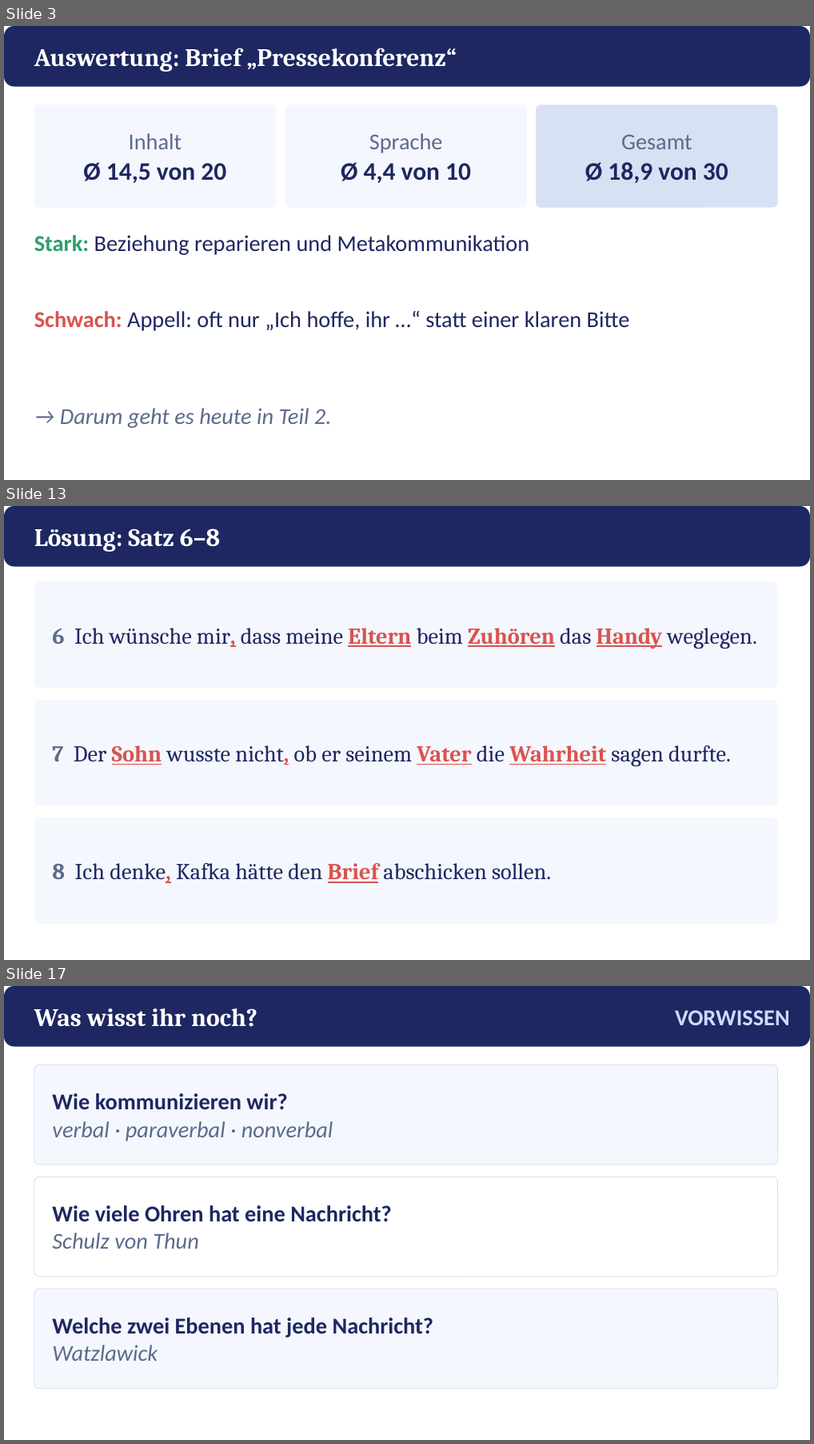
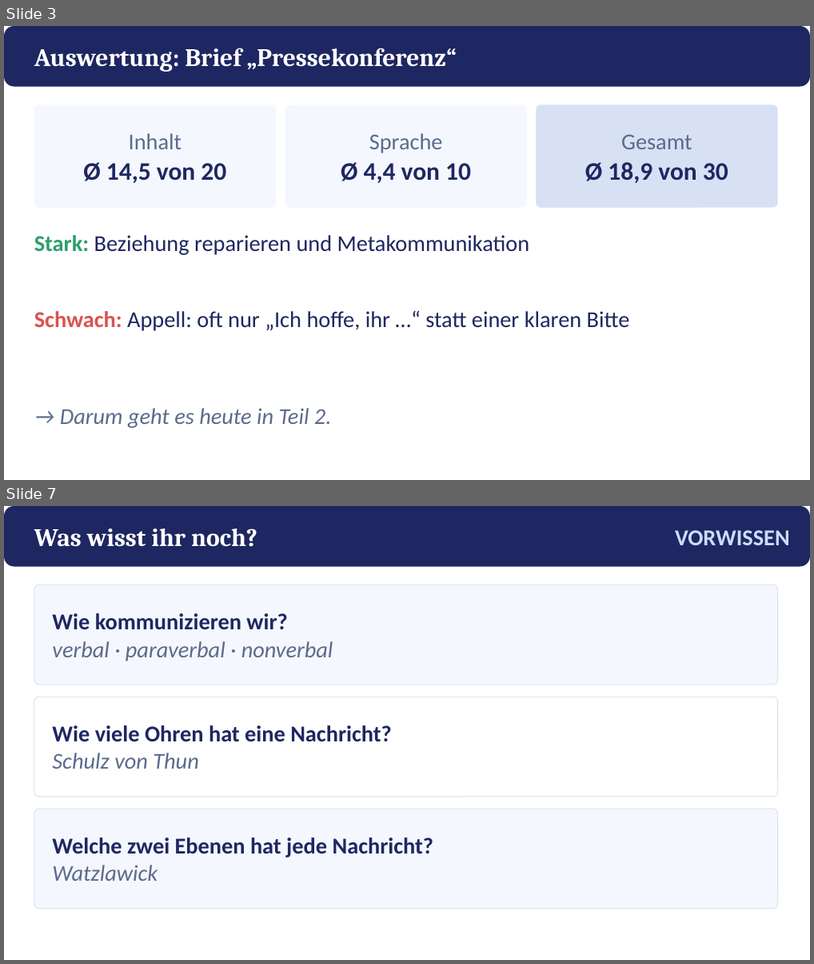
Before and after one commit to golzkonstantin-gif/Schule, a slide deck: Deutsch_11/Kafka_Appell/Praesentation_Kafkas_Appell.pptx. Shown one above the other, each under a label of ours: slides 3, 13 and 17 before the commit, slides 3 and 7 after it; the slides between them are not shown. The pictures are 814x1444 and 814x964 pixels, drawn with LibreOffice and Linux fonts; fonts in the diff are those of the drawing. Boxes give left, top, right and bottom in pixels: in the first picture for what was removed or moved away, otherwise in the second. Text is boxed around its words. In the diff, an @@ line names an element or a change of style, - is before the commit and + after.

```diff
--- a/Deutsch_11/Kafka_Appell/Praesentation_Kafkas_Appell.pptx
+++ b/Deutsch_11/Kafka_Appell/Praesentation_Kafkas_Appell.pptx
@@ slide 13 removed at bbox=[4, 506, 810, 960], background #FFFFFF @@
@@ rounded rectangle removed at bbox=[4, 506, 810, 567] @@
@@ text removed at bbox=[34, 528, 220, 552] @@
-Lösung: Satz 6–8
@@ rounded rectangle removed at bbox=[34, 582, 778, 688] @@
@@ text removed at bbox=[52, 628, 757, 648] @@
-6 Ich wünsche mir, dass meine Eltern beim Zuhören das Handy weglegen.
@@ rounded rectangle removed at bbox=[34, 700, 778, 805] @@
@@ text removed at bbox=[52, 745, 731, 767] @@
-7 Der Sohn wusste nicht, ob er seinem Vater die Wahrheit sagen durfte.
@@ rounded rectangle removed at bbox=[34, 817, 778, 924] @@
@@ text removed at bbox=[52, 863, 551, 883] @@
-8 Ich denke, Kafka hätte den Brief abschicken sollen.
@@ what was slide 17 is now slide 7 @@
```
Also in this commit, not shown: 6 slides changed, 9 other slides removed, 14 other files.
